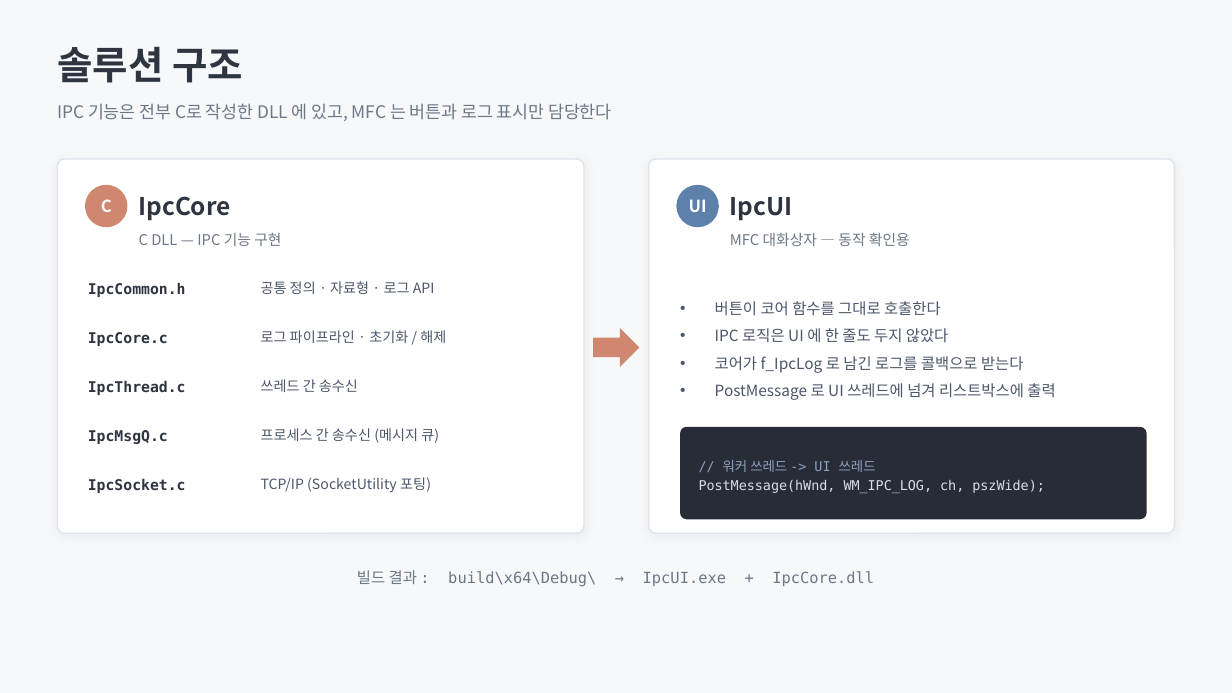
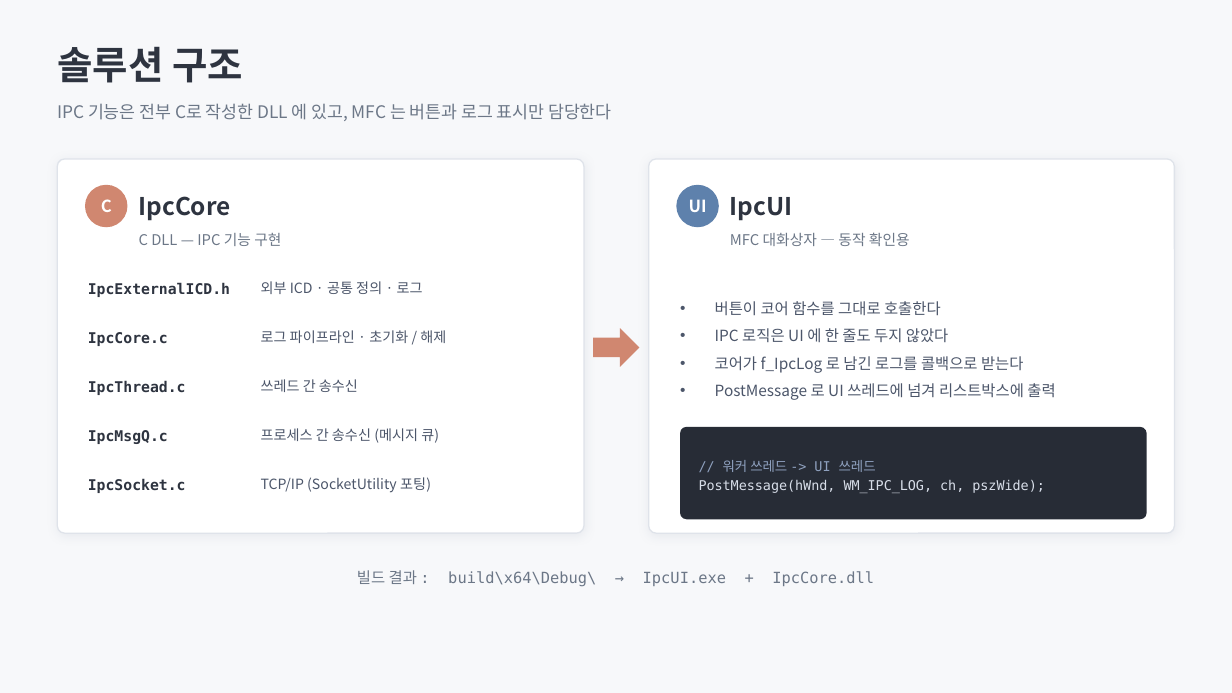
Before and after one commit to harley-hwan/IpcProc, a slide deck: slide 4 of ref/발표자료/IPC_구현_발표자료.pptx (slide 3 before the commit). Drawn at 1232x693 pixels with LibreOffice and Linux fonts; fonts in the diff are those of the drawing. Boxes give left, top, right and bottom in pixels: in the first picture for what was removed or moved away, otherwise in the second. Text is boxed around its words. In the diff, an @@ line names an element or a change of style, - is before the commit and + after.

Commit message:
발표자료 갱신

```diff
--- a/ref/발표자료/IPC_구현_발표자료.pptx
+++ b/ref/발표자료/IPC_구현_발표자료.pptx
@@ text at [88,282,230,297]: text changed @@
-IpcCommon.h
+IpcExternalICD.h
@@ text at [261,281,423,294]: text changed @@
-공통 정의 · 자료형 · 로그 API
+외부 ICD · 공통 정의 · 로그
```
Also in this commit, not shown: 1 other slide changed, 1 slide added, 2 other files.
